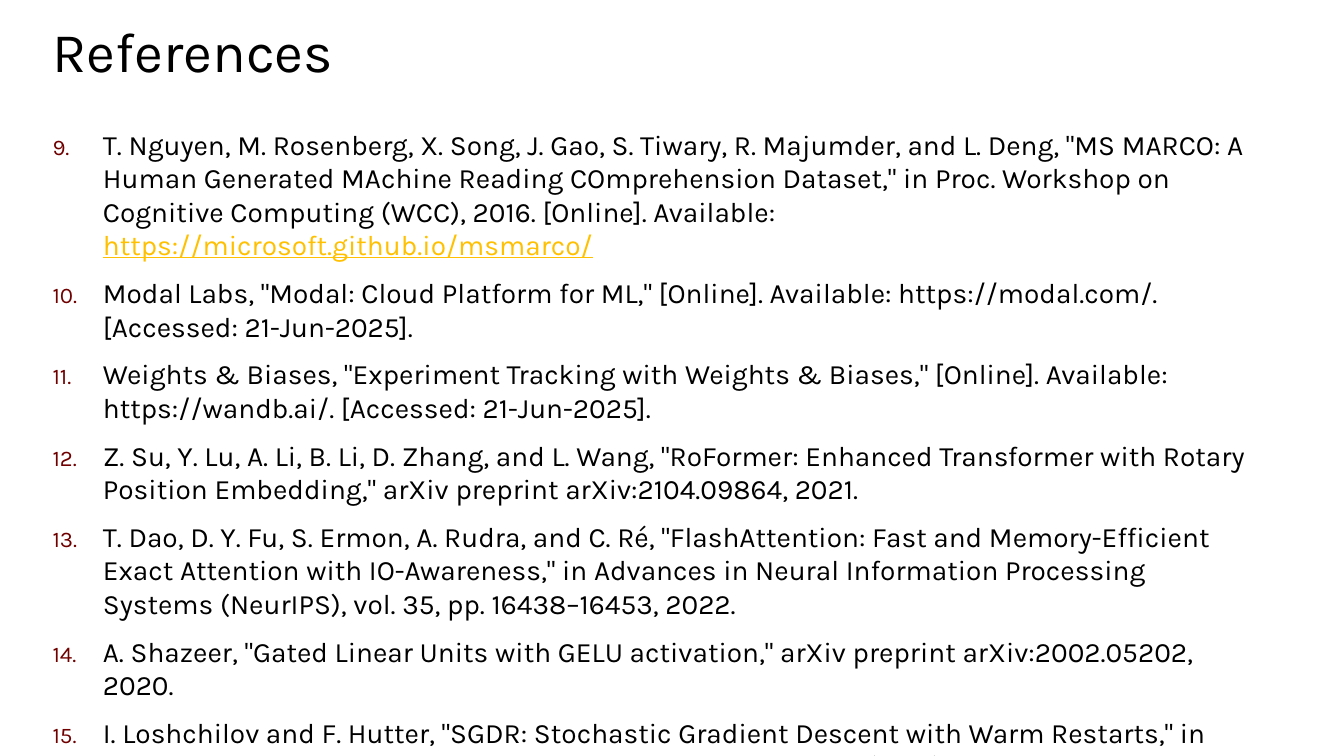
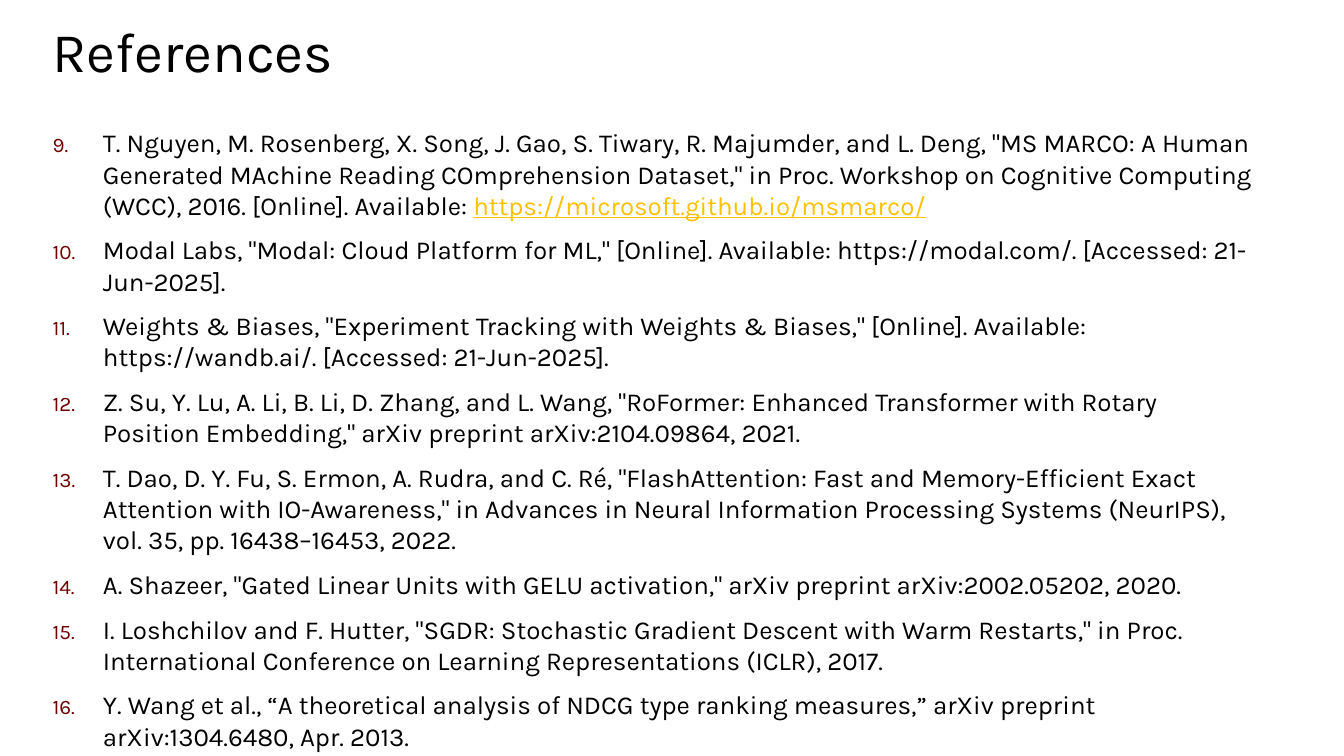
Before and after one commit to skfrost19/cross-encoder-modal, a slide deck: slide 26 of cross_encoder/thesis/Thesis_presentation.pptx. Drawn at 1344x756 pixels with LibreOffice and Linux fonts; fonts in the diff are those of the drawing. Boxes give left, top, right and bottom in pixels: in the first picture for what was removed or moved away, otherwise in the second. Text is boxed around its words. In the diff, an @@ line names an element or a change of style, - is before the commit and + after.

```diff
--- a/cross_encoder/thesis/Thesis_presentation.pptx
+++ b/cross_encoder/thesis/Thesis_presentation.pptx
@@ text at box(103, 134, 1252, 677): size 20 to 18.5 pt @@
@@ text at box(103, 696, 1095, 721): paragraph added @@
+16. Y. Wang et al., “A theoretical analysis of NDCG type ranking measures,” arXiv preprint arXiv:1304.6480, Apr. 2013.
```
Also in this commit, not shown: 13 other slides changed, 1 other file.
